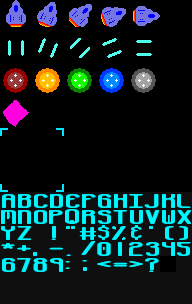
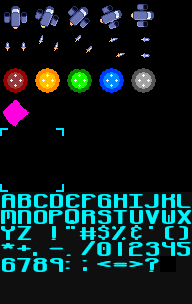
Layer changes from the first 192×304 image to the second:
painted on "Background" over [4, 0, 160, 70]
